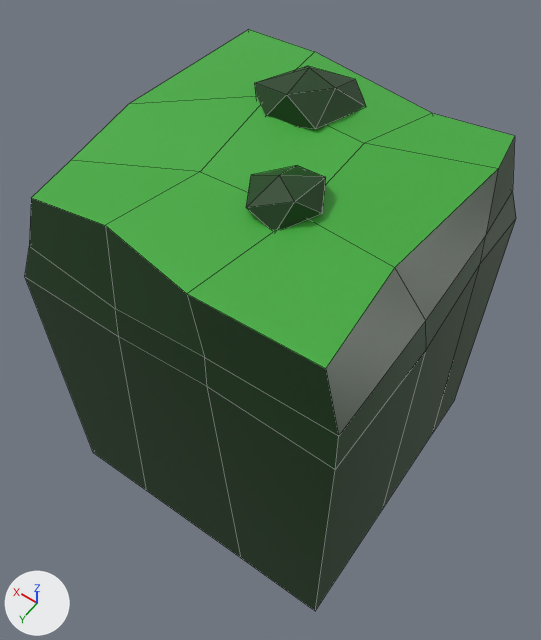
Before and after pictures for a commit that changed the FBX model Assets/Tiles/TileWall/TileWall_02.fbx.
Both versions are drawn from a camera (50 mm lens) standing at (-0.827, 1.21, 1.534) and looking at (0.012, 0.036, -0.311). Lighting does not change. The marker at lower left points along +X, +Y and +Z. Mesh edges are drawn as thin lines. Where no turn or scale is listed for an object, it has been applied to the vertices.

Objects in the first picture: 'WallTile_02'.
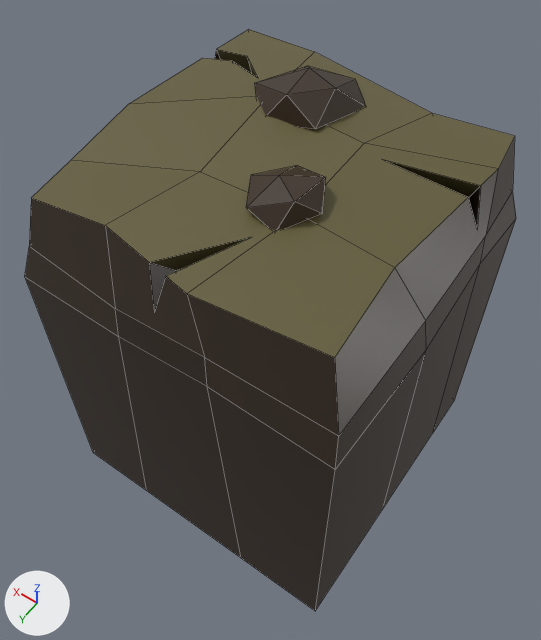
The edits, one by one:
Material 'Top.002' (mat_top_002) changes colour from green #42ac3d to brown #645d3b; in linear values from (0.0545, 0.413, 0.0467) to (0.127, 0.109, 0.0437).
me_basictile_002 is used by ob_walltile_02; location (0.0, 0.0, 0.0).
me_basictile_002 had 76 vertices, 86 faces and spanned x -0.504..0.508, y -0.5..0.502, z -1.0..0.413.
me_basictile_002 now has 119 vertices, 118 faces and spans x -0.504..0.508, y -0.5..0.502, z -1.0..0.413.
Part 1, on me_basictile_002:
6 faces are deleted.
1 vertex moves from x -0.428, y 0.463, z 0.303 to x -0.428, y 0.429, z 0.303.
32 vertices are added at x -0.469..0.466, y -0.359..0.485, z -0.289..0.327.
11 new vertices lie (0.007, 0.034, 0.124) away from vertices in x -0.351..0.431, y -0.359..0.266, z -0.289..0.211.
20 new faces join them, mat_top_002 (brown #645d3b).
18 new faces join them, mat_sides_002 (brown #3c2f23).

Where the change shows, as pixel boxes [x1, y1, x2, y2] in the pictures (541 x 640 px):
'WallTile_02', recoloured, reshaped (green to brown): [25, 29, 516, 611] in both
part 1 of me_basictile_002, built on: [105, 29, 498, 436] in both
